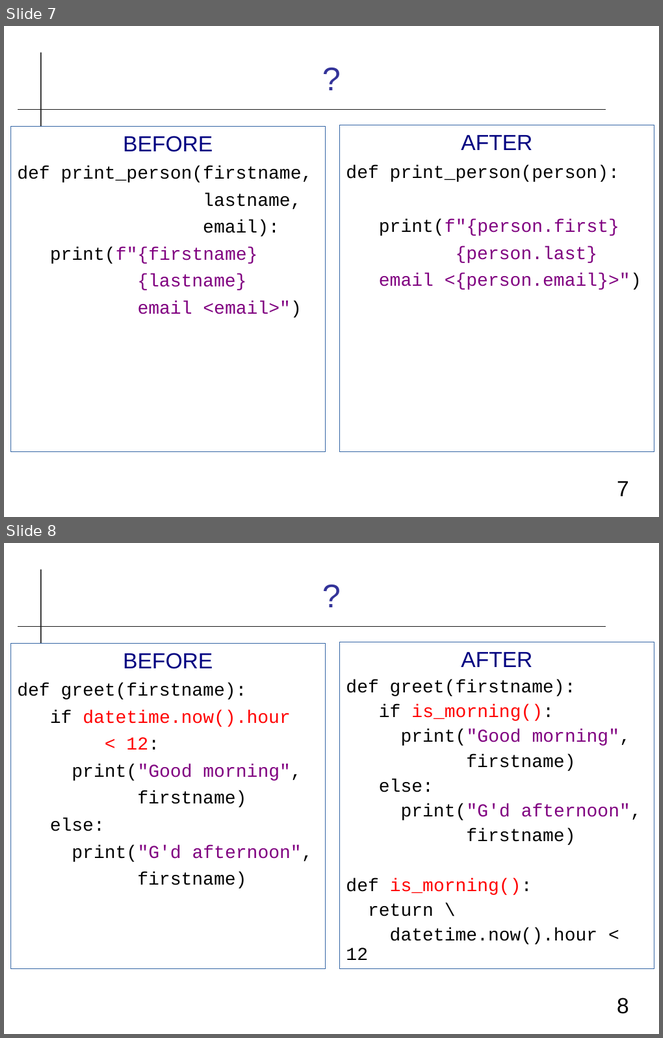
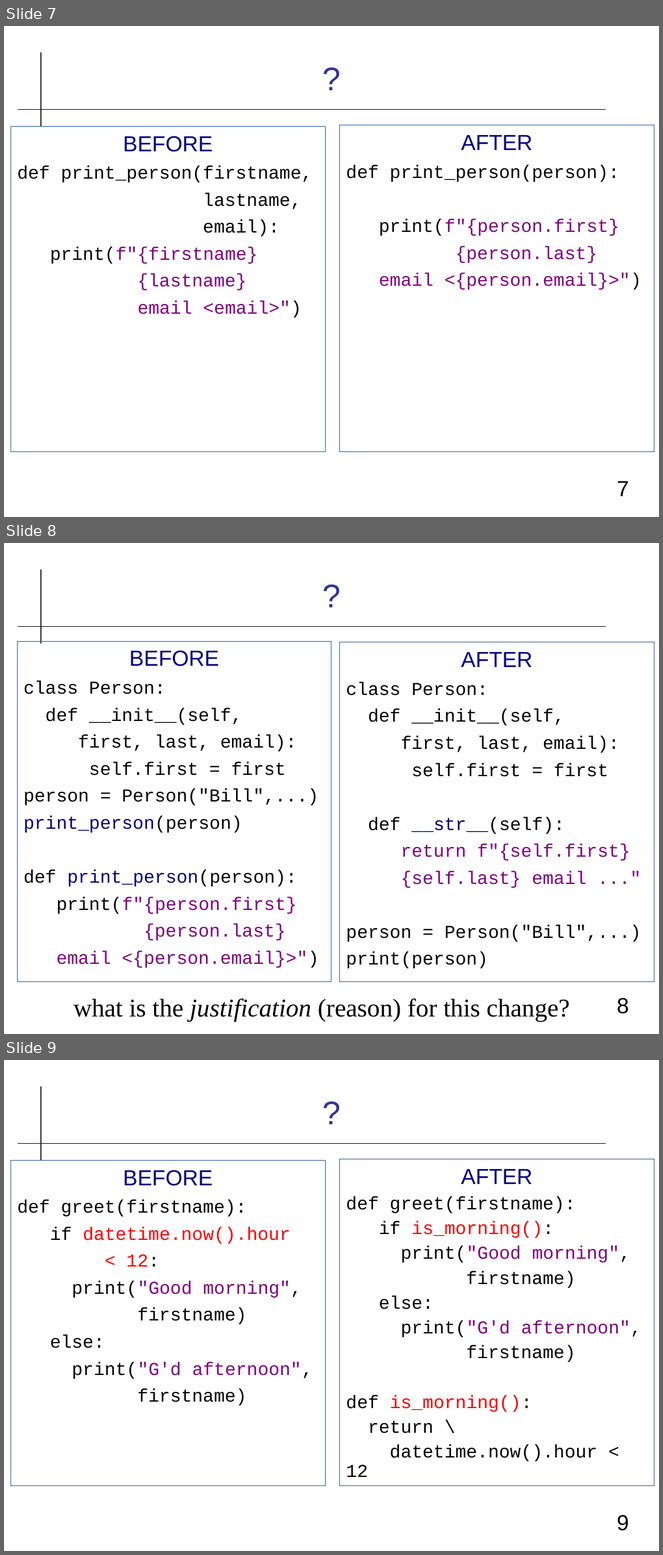
Before and after one commit to cpske/ISP, a slide deck: refactoring/Refactoring-Review.odp. Shown one above the other, each under a label of ours: slides 7 and 8 before the commit, slides 7, 8 and 9 after it. The pictures are 663x1038 and 663x1555 pixels, drawn with LibreOffice and Linux fonts; fonts in the diff are those of the drawing. Boxes give left, top, right and bottom in pixels: in the first picture for what was removed or moved away, otherwise in the second. Text is boxed around its words. In the diff, an @@ line names an element or a change of style, - is before the commit and + after.

```diff
--- a/refactoring/Refactoring-Review.odp
+++ b/refactoring/Refactoring-Review.odp
@@ slide 8 added at [4,543,659,1034], background #FFFFFF; not listed: 2 template elements that a slide beside it also shows @@
@@ title added at [25,559,637,630], 36 pt, text #333399 @@
+?
@@ text added at [17,641,332,982], outline #3465A4 0 pt, 20 pt, text #000000 @@
+BEFORE
+class Person:
+def __init__(self,
+first, last, email):
+self.first = first
+person = Person("Bill",...)
+print_person(person)
+def print_person(person):
+print(f"{person.first}
+{person.last}
+email <{person.email}>")
@@ text added at [339,642,654,982], outline #3465A4 0 pt, 20 pt, text #000000 @@
+AFTER
+class Person:
+def __init__(self,
+first, last, email):
+self.first = first
+def __str__(self):
+return f"{self.first}
+{self.last} email ..."
+person = Person("Bill",...)
+print(person)
@@ text added at [74,999,570,1022], 28 pt, text #000000 @@
+what is the justification (reason) for this change?
@@ page number added at [617,998,629,1014], 24 pt, text #000000 @@
+8
@@ what was slide 8 is now slide 9 @@
@@ page number at [617,1515,629,1531]: text changed @@
-8
+9
```
Also in this commit, not shown: 3 slides changed, 4 other files.
